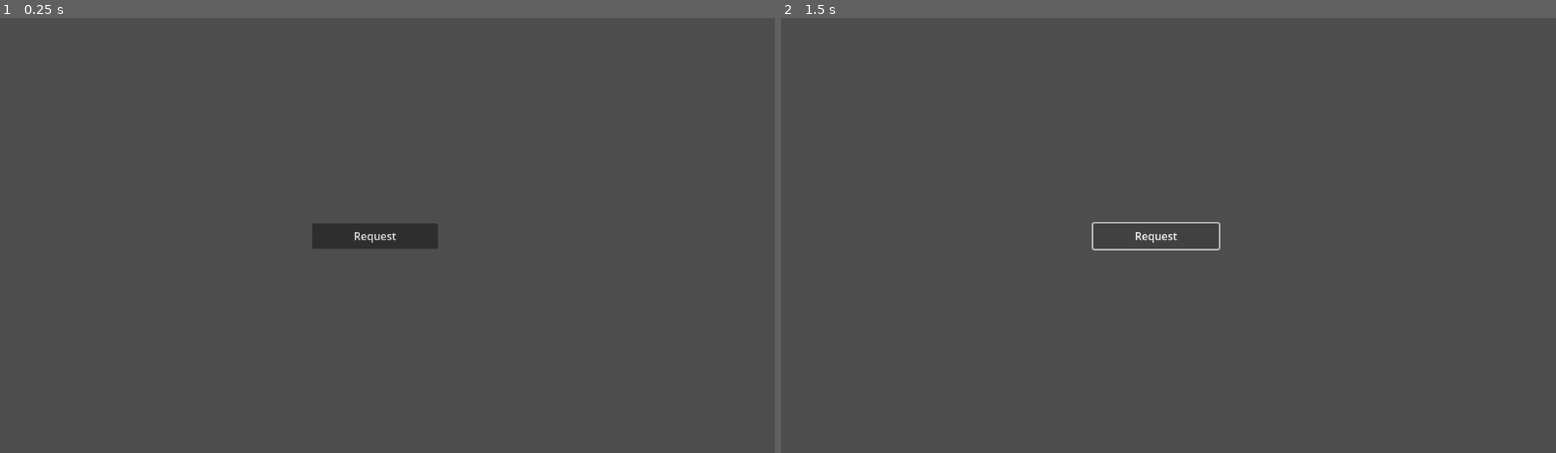
Above: before the commit, frames 1-2 (left to right).
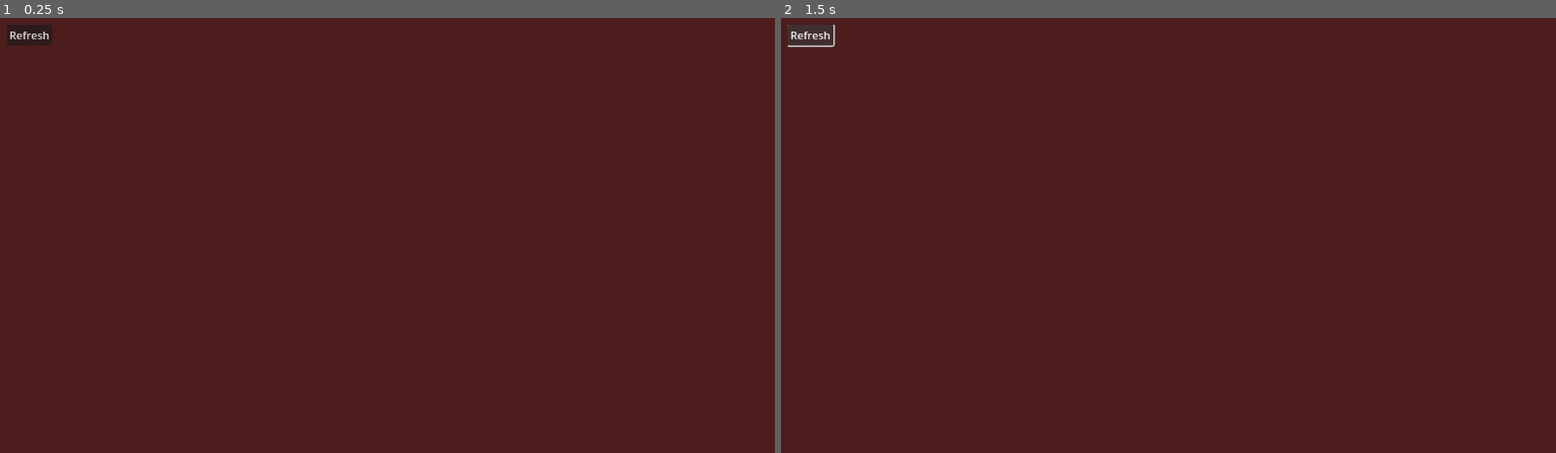
Above: after the commit, the same moments.

Repository: KANAjetzt/BrotatoModInstaller
Game: Godot game, scene res://Base.tscn
Same seed, same stepped clock (60 frames per second), same inputs: the game is played once before the commit and once after it.
Inputs:
- Up to frame 1 (0.25 s): no input
- Up to frame 2 (1.5 s): click "Request" (after the commit: "Refresh") at 0.5 s; click "Request" (after the commit: "Refresh") at 1.25 s

The runs differ from the first frame. In frame 1, 100% of the frame differs, in the area x 0-100%, y 0-100%; in frame 2, 100%.
Error after the commit: Invalid access to property or key 'data' on a base object of type 'Nil'. (res://Base.gd:52)

Commit message:
🛠 WIP: ModCards as VBoxContainer

Diff:
--- a/Base.gd
+++ b/Base.gd
@@ -1,30 +1,67 @@
 extends Control
 
+const DATA_PATH = "user://mods.json"
+const GET_MODS_URL = "https://visionary-maamoul-4af947.netlify.app/.netlify/functions/getMods"
+
+var mod_data = []
+
+@export var UI_Mod_Card: PackedScene
+
 @onready var http_request = $CanvasLayer/HTTPRequest
-
-
-var mod_links = []
+@onready var mod_list = $TextureRect/MarginContainer/ScrollContainer/ModList
 
 # Called when the node enters the scene tree for the first time.
 func _ready():
 	http_request.connect("request_completed", Callable(self, "_on_request_compleded"))
+	get_tree().connect("files_dropped", Callable(self, "_on_file_dropped"))
 
+	# check if stored data exists
+	if(file_check(DATA_PATH)):
+		mod_data = file_load(DATA_PATH)
+	else:
+		# if not send http request
+		http_request.request(GET_MODS_URL)
+
+	# use the data to build the UI
+	generate_UI()
+
+func file_save(content, path):
+	var file = FileAccess.open(path, FileAccess.WRITE)
+	file.store_string(JSON.stringify(content))
+
+func file_load(path):
+	var file = FileAccess.open(path, FileAccess.READ)
+	var content = file.get_as_text()
+	return JSON.parse_string(content)
+
+func file_check(path):
+	return FileAccess.file_exists(path)
+
+func generate_UI():
+	for mod in mod_data:
+		var mod_card = UI_Mod_Card.instantiate()
+		mod_list.add_child(mod_card)
+		mod_card.update_data(mod)
+
+func clear_UI():
+	for child in mod_list.get_children():
+		child.free()
 
 func _on_request_compleded(result, response_code, headers, body):
-	var parser = XMLParser.new()
-	parser.open_buffer(body)
+	var data = JSON.parse_string(body.get_string_from_utf8())
+	mod_data = data.data
 
-	while parser.read() != ERR_FILE_EOF:
-		var node_name = parser.get_node_name()
-		if node_name == "a" and parser.has_attribute("href"):
-			var attribute_0 = parser.get_attribute_value(0)
-			if attribute_0.begins_with("/Mod:"):
-				if mod_links.find(attribute_0) == -1:
-					print(attribute_0)
-					mod_links.append(attribute_0)
+	# Save to json File
+	file_save(mod_data, DATA_PATH)
 
-	print(mod_links)
+	# Refresh UI
+	clear_UI()
+
+	generate_UI()
 
 
 func _on_button_pressed():
-	http_request.request("https://brotato.wiki.spellsandguns.com/Modding")
+	http_request.request(GET_MODS_URL)
+
+func _on_file_dropped(files, screen):
+	print(files)
--- a/Base.tscn
+++ b/Base.tscn
@@ -1,44 +1,68 @@
-[gd_scene load_steps=2 format=3 uid="uid://c853kqgcviqt3"]
+[gd_scene load_steps=5 format=3 uid="uid://c853kqgcviqt3"]
 
 [ext_resource type="Script" path="res://Base.gd" id="1_mkmci"]
+[ext_resource type="PackedScene" uid="uid://dbj44cyw25078" path="res://UI_Mod_Card.tscn" id="2_got7e"]
+
+[sub_resource type="Gradient" id="Gradient_4j4kq"]
+interpolation_mode = 1
+offsets = PackedFloat32Array(0)
+colors = PackedColorArray(0.305882, 0, 0, 0.619608)
+
+[sub_resource type="GradientTexture2D" id="GradientTexture2D_j8r8i"]
+gradient = SubResource("Gradient_4j4kq")
 
 [node name="Base" type="Control"]
 layout_mode = 3
 anchors_preset = 15
 anchor_right = 1.0
 anchor_bottom = 1.0
+grow_horizontal = 2
+grow_vertical = 2
 script = ExtResource("1_mkmci")
+UI_Mod_Card = ExtResource("2_got7e")
 
 [node name="TextureRect" type="TextureRect" parent="."]
-layout_mode = 1
 anchors_preset = 15
 anchor_right = 1.0
 anchor_bottom = 1.0
 grow_horizontal = 2
 grow_vertical = 2
+texture = SubResource("GradientTexture2D_j8r8i")
 
 [node name="MarginContainer" type="MarginContainer" parent="TextureRect"]
-layout_mode = 1
 anchors_preset = 15
 anchor_right = 1.0
 anchor_bottom = 1.0
 grow_horizontal = 2
 grow_vertical = 2
+theme_override_constants/margin_left = 10
+theme_override_constants/margin_top = 10
+theme_override_constants/margin_right = 10
+theme_override_constants/margin_bottom = 10
 
-[node name="VBoxContainer" type="VBoxContainer" parent="TextureRect/MarginContainer"]
-layout_mode = 2
-offset_right = 1152.0
-offset_bottom = 648.0
+[node name="ScrollContainer" type="ScrollContainer" parent="TextureRect/MarginContainer"]
+offset_left = 10.0
+offset_top = 10.0
+offset_right = 1142.0
+offset_bottom = 638.0
+grow_horizontal = 2
+grow_vertical = 2
+
+[node name="ModList" type="VBoxContainer" parent="TextureRect/MarginContainer/ScrollContainer"]
+offset_right = 68.0
+offset_bottom = 31.0
+size_flags_vertical = 0
+theme_override_constants/separation = 25
+
+[node name="Button" type="Button" parent="TextureRect/MarginContainer/ScrollContainer/ModList"]
+offset_right = 68.0
+offset_bottom = 31.0
+size_flags_horizontal = 8
+size_flags_vertical = 0
+text = "Refresh"
 
 [node name="CanvasLayer" type="CanvasLayer" parent="."]
 
-[node name="Button" type="Button" parent="CanvasLayer"]
-offset_left = 464.0
-offset_top = 306.0
-offset_right = 651.0
-offset_bottom = 344.0
-text = "Request"
-
 [node name="HTTPRequest" type="HTTPRequest" parent="CanvasLayer"]
 
-[connection signal="pressed" from="CanvasLayer/Button" to="." method="_on_button_pressed"]
+[connection signal="pressed" from="TextureRect/MarginContainer/ScrollContainer/ModList/Button" to="." method="_on_button_pressed"]
--- /dev/null
+++ b/UI_Mod_Card.gd
@@ -0,0 +1,24 @@
+extends VBoxContainer
+
+@onready var mod_name = $Name
+@onready var author = $ModInfo/Author
+@onready var description = $ModInfo/Description
+@onready var game_version = $ModInfo/GameVersion
+@onready var last_updated = $ModInfo/LastUpdated
+@onready var download_page = $ModInfo/DownloadPage
+
+var dowload_page_url = ""
+
+func update_data(mod_data):
+	mod_name.text = mod_data.name
+	author.text = mod_data.author
+	description.text = mod_data.description
+	game_version.text = mod_data.game_version
+	last_updated.text = mod_data.last_updated
+	download_page.text = "Download Page"
+	dowload_page_url = mod_data.download_path
+
+
+
+func _on_download_page_pressed():
+	OS.shell_open(dowload_page_url)
--- /dev/null
+++ b/UI_Mod_Card.tscn
@@ -0,0 +1,77 @@
+[gd_scene load_steps=2 format=3 uid="uid://dbj44cyw25078"]
+
+[ext_resource type="Script" path="res://UI_Mod_Card.gd" id="1_44dsg"]
+
+[node name="ModCard" type="VBoxContainer"]
+anchors_preset = 10
+anchor_right = 1.0
+offset_bottom = 72.0
+grow_horizontal = 2
+size_flags_horizontal = 3
+script = ExtResource("1_44dsg")
+
+[node name="Name" type="Label" parent="."]
+layout_mode = 2
+offset_right = 1152.0
+offset_bottom = 37.0
+theme_override_font_sizes/font_size = 24
+text = "Starwars"
+
+[node name="ModInfo" type="HBoxContainer" parent="."]
+layout_mode = 2
+offset_top = 41.0
+offset_right = 1152.0
+offset_bottom = 72.0
+theme_override_constants/separation = 30
+
+[node name="Author" type="Label" parent="ModInfo"]
+layout_mode = 2
+offset_top = 2.0
+offset_right = 118.0
+offset_bottom = 28.0
+size_flags_horizontal = 3
+text = "Bioinvasion"
+
+[node name="Description" type="RichTextLabel" parent="ModInfo"]
+custom_minimum_size = Vector2(550, 0)
+layout_mode = 2
+offset_left = 148.0
+offset_top = 4.0
+offset_right = 698.0
+offset_bottom = 27.0
+size_flags_horizontal = 3
+size_flags_vertical = 4
+text = "Adds starwars themes weapons, characters, and items."
+fit_content_height = true
+scroll_active = false
+autowrap_mode = 2
+
+[node name="GameVersion" type="Label" parent="ModInfo"]
+layout_mode = 2
+offset_left = 728.0
+offset_top = 2.0
+offset_right = 846.0
+offset_bottom = 28.0
+size_flags_horizontal = 3
+text = "0.6.0.7 /Demo"
+
+[node name="LastUpdated" type="Label" parent="ModInfo"]
+layout_mode = 2
+offset_left = 876.0
+offset_top = 2.0
+offset_right = 994.0
+offset_bottom = 28.0
+size_flags_horizontal = 3
+text = "2022-11-14"
+
+[node name="DownloadPage" type="Button" parent="ModInfo"]
+layout_mode = 2
+offset_left = 1024.0
+offset_right = 1152.0
+offset_bottom = 31.0
+size_flags_horizontal = 3
+size_flags_vertical = 4
+mouse_default_cursor_shape = 2
+text = "Download Page"
+
+[connection signal="pressed" from="ModInfo/DownloadPage" to="." method="_on_download_page_pressed"]
